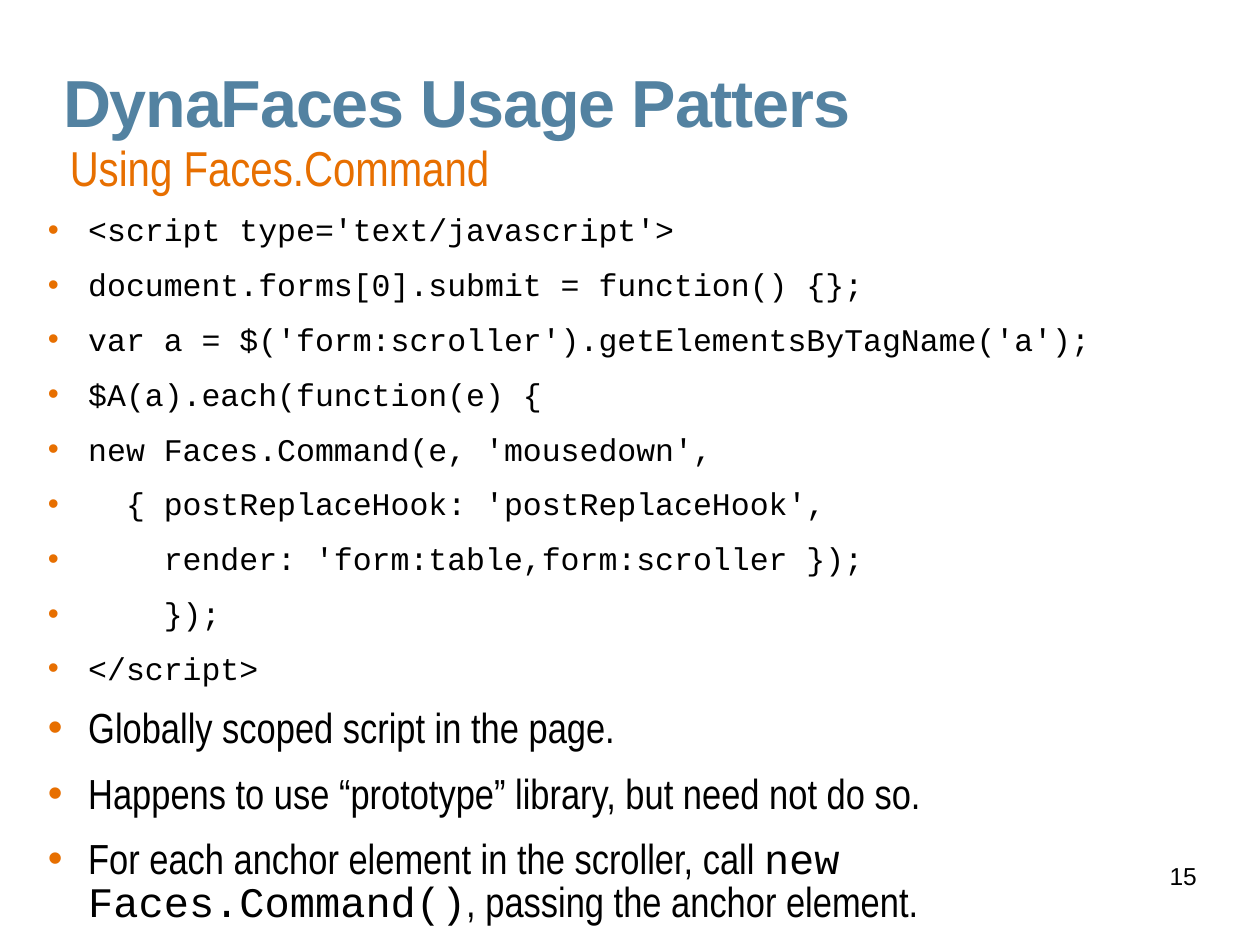
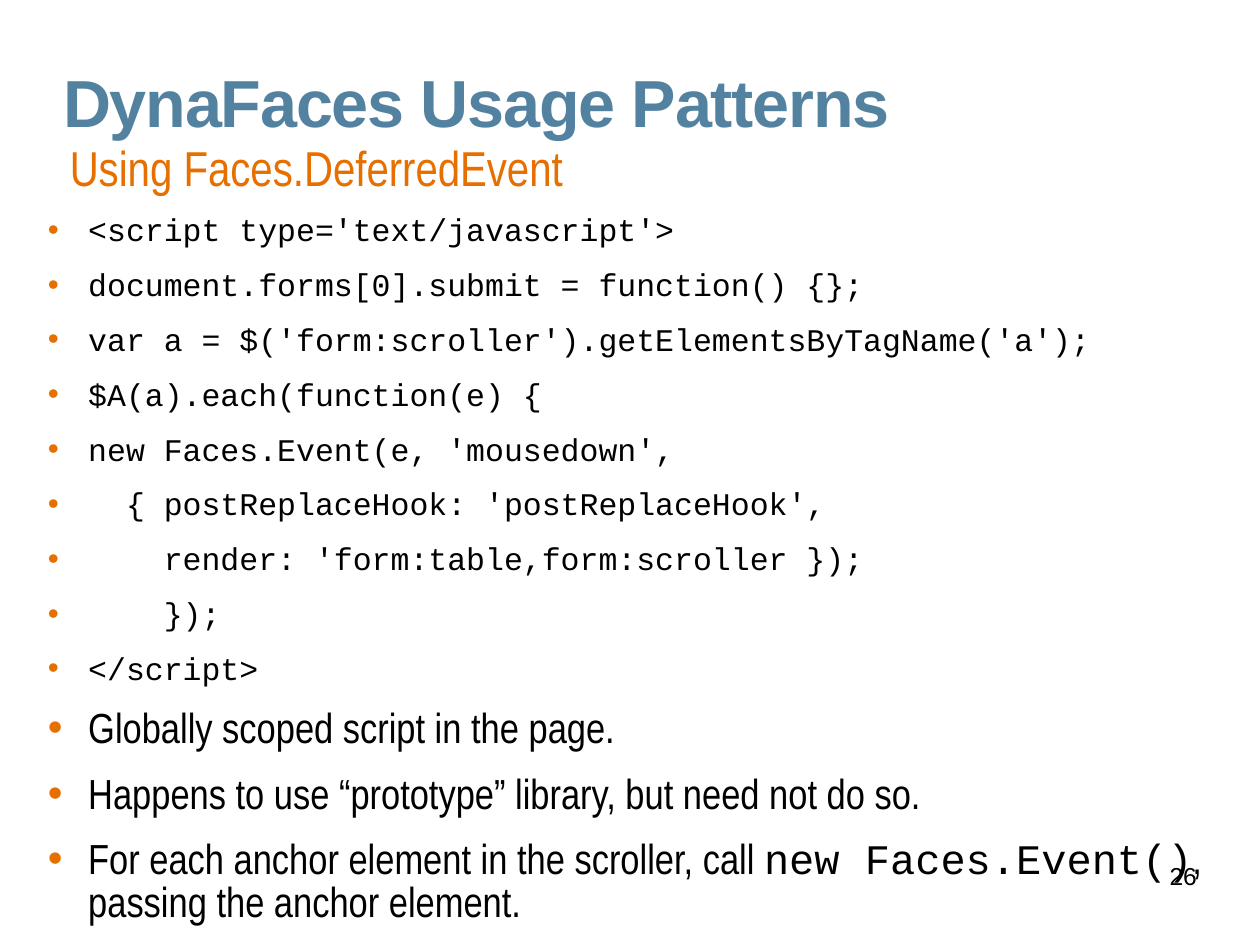
Before and after one commit to javaee/javaserverfaces-extensions, a slide deck: slide 26 of www/slides/dynafaces-advanced.odp (slide 15 before the commit). Drawn at 1260x945 pixels with LibreOffice and Linux fonts; fonts in the diff are those of the drawing; background and template pictures are left out. Boxes give left, top, right and bottom in pixels: in the first picture for what was removed or moved away, otherwise in the second. Text is boxed around its words. In the diff, an @@ line names an element or a change of style, - is before the commit and + after.

```diff
--- a/www/slides/dynafaces-advanced.odp
+++ b/www/slides/dynafaces-advanced.odp
@@ title at (x1=63, y1=81, x2=890, y2=139): text changed @@
-DynaFaces Usage Patters
+DynaFaces Usage Patterns
@@ text at (x1=70, y1=150, x2=563, y2=195): text changed @@
-Using Faces.Command
+Using Faces.DeferredEvent
@@ text at (x1=88, y1=438, x2=674, y2=468): text changed @@
-• new Faces.Command(e, 'mousedown',
+• new Faces.Event(e, 'mousedown',
@@ text at (x1=88, y1=843, x2=1202, y2=926): text changed @@
-• For each anchor element in the scroller, call new Faces.Command(), passing the anchor element.
+• For each anchor element in the scroller, call new Faces.Event(), passing the anchor element.
@@ page number at (x1=1170, y1=865, x2=1197, y2=886): text changed @@
-15
+26
```
Also in this commit, not shown: 17 other slides changed, 7 slides added.
